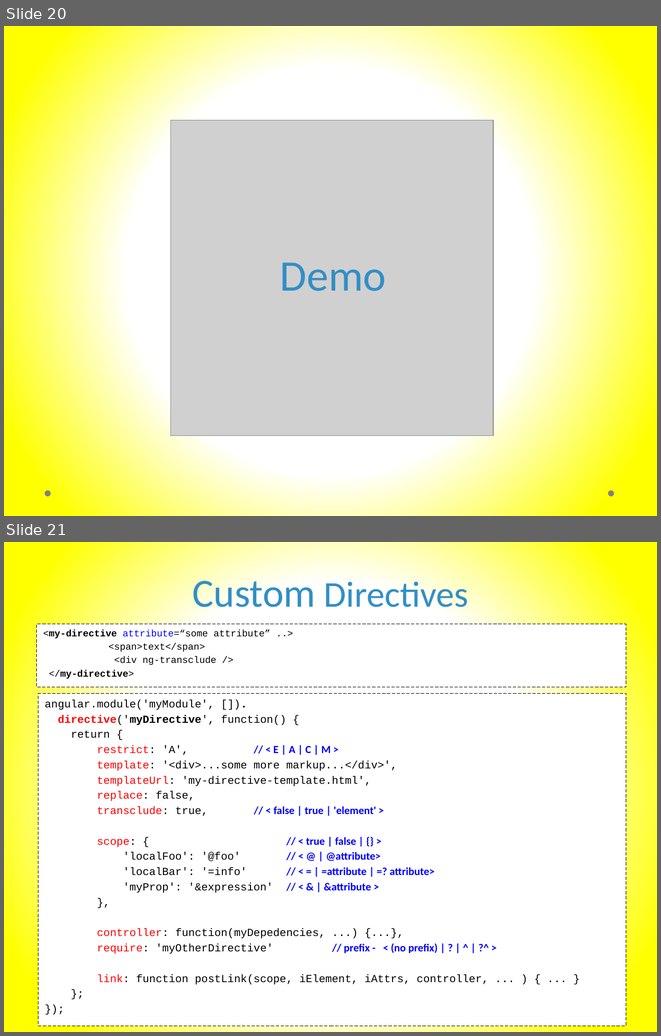
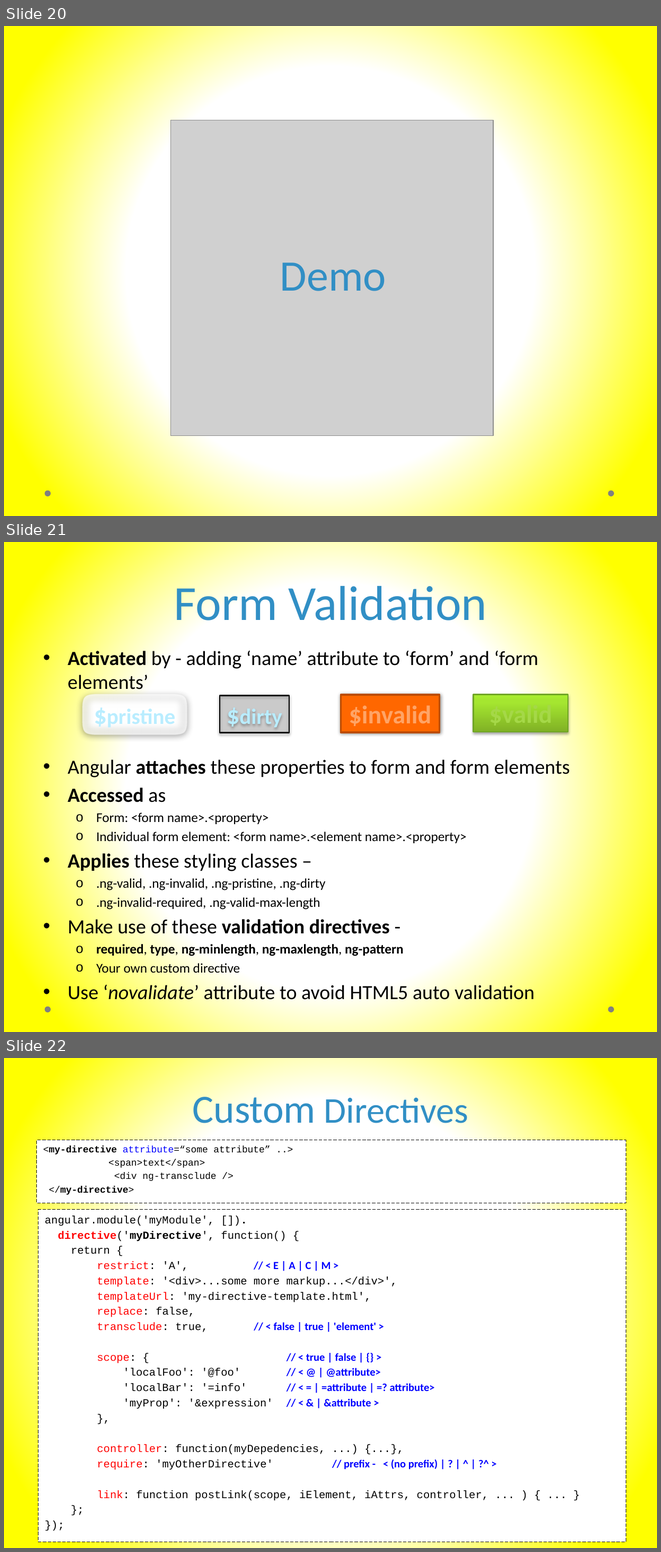
Before and after one commit to murtazahaveliwala/technext-angularjs-demo, a slide deck: Introduction to AngularJs.pptx. Shown one above the other, each under a label of ours: slides 20 and 21 before the commit, slides 20, 21 and 22 after it. The pictures are 661x1036 and 661x1552 pixels, drawn with LibreOffice and Linux fonts; fonts in the diff are those of the drawing; grey boxes stand for pictures. Boxes give left, top, right and bottom in pixels: in the first picture for what was removed or moved away, otherwise in the second. Text is boxed around its words. In the diff, an @@ line names an element or a change of style, - is before the commit and + after.

Commit message:
Added slide for form validation

```diff
--- a/Introduction to AngularJs.pptx
+++ b/Introduction to AngularJs.pptx
@@ slide 21 added at (4,542,657,1032), background gradient #FFFFFF to #FFFF00; not listed: 2 template elements that a slide beside it also shows @@
@@ title added at (174,580,487,620), 54 pt, text #318FC5 @@
+Form Validation
@@ text added at (68,648,570,1004), 14.8 pt, text #000000 @@
+• Activated by - adding ‘name’ attribute to ‘form’ and ‘form elements’
+• Angular attaches these properties to form and form elements
+• Accessed as
+  o Form: <form name>.<property>
+  o Individual form element: <form name>.<element name>.<property>
+• Applies these styling classes –
+  o .ng-valid, .ng-invalid, .ng-pristine, .ng-dirty
+  o .ng-invalid-required, .ng-valid-max-length
+• Make use of these validation directives -
+  o required, type, ng-minlength, ng-maxlength, ng-pattern
+  o Your own custom directive
+• Use ‘novalidate’ attribute to avoid HTML5 auto validation
@@ rectangle added at (85,696,185,733), fill #FFFFFF, outline #000000 2.25 pt @@
@@ rectangle added at (220,696,289,733), fill #000000 at 16% opacity, outline #000000 1.5 pt, 24 pt, text #BAEDFF, bold @@
+$dirty
@@ rectangle added at (341,695,440,732), fill #FF6700, outline #BD4C00 2.25 pt, 28 pt, text #FFA466, bold @@
+$invalid
@@ rectangle added at (474,695,568,732), fill gradient #80B126 to #A6E631 to #A8EB2E, outline #70A525 1.5 pt, 28 pt, text #A5D848, bold @@
+$valid
@@ what was slide 21 is now slide 22 @@
```
Also in this commit, not shown: 5 slides changed.
